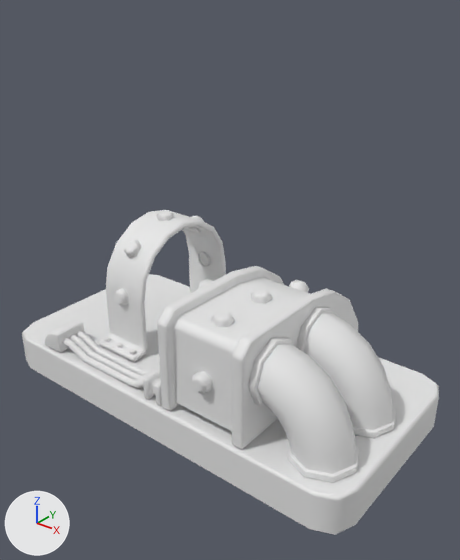
An edit to the OBJ model public/models/dynamo.obj, drawn before and after from the same camera.
Before and after are seen from a 50 mm lens placed at (1.24, -2.07, 1.22), pointed at (-0.42, 0.01, -0.06). Every picture has the same lights, and +X, +Y and +Z are marked at lower left. The picture after the commit comes second. Where no turn or scale is listed for an object, it has been applied to the vertices. Vertices at exactly the same position are counted once.
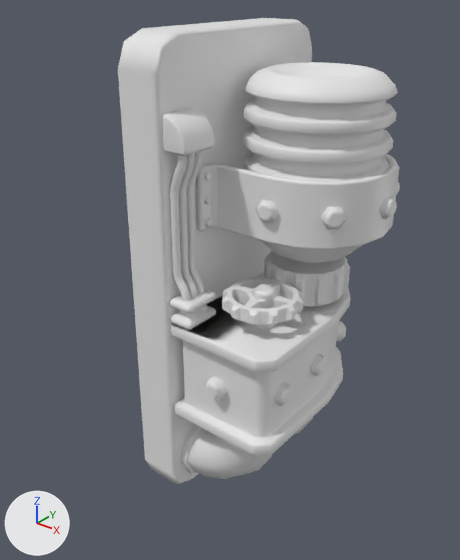
Boxes [x1, y1, x2, y2] around the edits, measured in the pictures (460 x 560 px; the box of a moved part takes in the faces that stretch with it):
'Cube.002', reshaped (32% narrower, 44% taller): before [22, 210, 439, 535]; after [118, 18, 400, 485]
part 1 of me_cube_002, moved or reshaped: before [22, 274, 439, 535]; after [118, 18, 312, 485]
part 2 of me_cube_002, moved or reshaped: before [45, 320, 85, 353]; after [162, 108, 215, 156]
part 3 of me_cube_002, moved or reshaped: before [248, 337, 360, 483]; after [181, 425, 273, 479]
part 4 of me_cube_002, moved or reshaped (mostly hidden afterwards): before [296, 307, 396, 438]; after [295, 417, 313, 434]
part 5 of me_cube_002, moved or reshaped: before [62, 337, 144, 388]; after [170, 155, 190, 301]
part 6 of me_cube_002, moved or reshaped: before [69, 334, 150, 380]; after [179, 153, 197, 297]
part 7 of me_cube_002, moved or reshaped: before [76, 331, 156, 376]; after [186, 151, 204, 294]
part 8 of me_cube_002, moved or reshaped (not visible afterwards): before [198, 279, 213, 289]
part 9 of me_cube_002, moved or reshaped (not visible before): after [251, 284, 278, 329]
part 10 of me_cube_002, moved or reshaped: before [115, 288, 128, 306]; after [256, 200, 279, 223]
part 11 of me_cube_002, moved or reshaped: before [124, 240, 142, 258]; after [321, 207, 347, 229]
part 12 of me_cube_002, moved or reshaped: before [250, 288, 272, 304]; after [379, 195, 397, 219]
part 13 of me_cube_002, moved or reshaped: before [189, 215, 204, 233]; after [396, 182, 400, 195]
part 14 of me_cube_002, moved or reshaped: before [192, 371, 212, 393]; after [274, 382, 292, 406]
part 15 of me_cube_002, moved or reshaped: before [156, 210, 175, 221]; after [310, 354, 327, 376]
part 16 of me_cube_002, moved or reshaped: before [289, 280, 309, 293]; after [336, 321, 346, 341]
part 17 of me_cube_002, deleted: before [99, 210, 226, 362]
part 18 of me_cube_002, built on: before [143, 266, 358, 449]; after [170, 62, 399, 455]

Edits to the bpy script that builds the scene:
```text
Change me_cube_002:
    remove me_cube_002.from_pydata(...)  # 1215 vertices, 1107 faces; spans x -1.5..0.5, y -0.5..0.5, z -0.7..0.14
    add me_cube_002.from_pydata(...)  # 2550 vertices, 2488 faces; spans x -0.54..0.31, y -0.5..0.51, z -0.96..1.04
    me_cube_002 part 1: the loose piece of 48 vertices spanning x -1.5..0.5, y -0.5..0.5, z -0.7..-0.5 is turned 90.2 degrees about the y axis through its middle, then moved by (0.06, 0.0, 0.64)
    me_cube_002 part 2: the loose piece of 34 vertices spanning x -1.24..-1.11, y -0.49..-0.32, z -0.5..-0.39 is turned 90.2 degrees about the y axis through its middle, then moved by (0.89, 0.01, 1.15)
    me_cube_002 part 3: the loose piece of 128 vertices spanning x 0.04..0.45, y -0.46..-0.16, z -0.5..-0.06 is turned 90.2 degrees about the y axis through its middle, then moved by (-0.36, 0.0, -0.43)
    me_cube_002 part 4: the loose piece of 128 vertices spanning x 0.04..0.45, y -0.13..0.16, z -0.5..-0.06 is turned 90.2 degrees about the y axis through its middle, then moved by (-0.36, 0.0, -0.43)
    me_cube_002 part 5: the loose piece of 48 vertices spanning x -1.12..-0.5, y -0.46..-0.42, z -0.51..-0.42 is turned 90.2 degrees about the y axis through its middle, then moved by (0.51, 0.0, 0.81)
    me_cube_002 part 6: the loose piece of 48 vertices spanning x -1.12..-0.5, y -0.42..-0.38, z -0.51..-0.42 is turned 90.2 degrees about the y axis through its middle, then moved by (0.51, 0.0, 0.81)
    me_cube_002 part 7: the loose piece of 48 vertices spanning x -1.12..-0.5, y -0.38..-0.34, z -0.51..-0.42 is turned 90.2 degrees about the y axis through its middle, then moved by (0.51, 0.0, 0.81)
    me_cube_002 part 8: the loose piece of 12 vertices spanning x -0.64..-0.38, y 0.03..0.13, z -0.25..-0.16 is turned 90.2 degrees about the y axis through its middle, then moved by (0.46, 0.0, 0.26)
    me_cube_002 part 9: the loose piece of 18 vertices spanning x -0.57..-0.38, y -0.3..-0.19, z -0.25..-0.16 is turned 90.2 degrees about the y axis through its middle, then moved by (0.43, 0.0, 0.22)
    me_cube_002 part 10: the loose piece of 18 vertices spanning x -0.93..-0.85, y -0.27..-0.19, z -0.26..-0.16 is turned 90.2 degrees about the y axis through its middle, then moved by (0.84, 0.01, 0.63)
    me_cube_002 part 11: the loose piece of 18 vertices spanning x -0.93..-0.85, y -0.19..-0.09, z -0.04..0.06 is turned 90.2 degrees about the y axis through its middle, then moved by (1.06, 0.01, 0.41)
    me_cube_002 part 12: the loose piece of 18 vertices spanning x -0.23..-0.15, y -0.11..-0.02, z -0.09..-0.02 is turned 90.2 degrees about the y axis through its middle, then moved by (0.46, 0.15, 0.47)
    me_cube_002 part 13: the loose piece of 18 vertices spanning x -0.93..-0.85, y 0.25..0.35, z -0.04..0.06 is turned 90.2 degrees about the y axis through its middle, then moved by (1.06, 0.01, 0.41)
    me_cube_002 part 14: the loose piece of 18 vertices spanning x -0.23..-0.15, y -0.5..-0.42, z -0.32..-0.23 is multiplied about its middle by the matrix ((-0.003, -1.0, 0.002), (-0.002, 0.002, 1.0), (-1.0, 0.003, -0.002)), then moved by (0.29, 0.14, 0.0)
    me_cube_002 part 15: the loose piece of 18 vertices spanning x -0.93..-0.85, y 0.03..0.13, z 0.07..0.14 is turned 90.2 degrees about the y axis through its middle, then moved by (0.99, -0.14, -0.39)
    me_cube_002 part 16: the loose piece of 18 vertices spanning x -0.23..-0.15, y 0.18..0.28, z -0.18..-0.08 is turned 90.2 degrees about the y axis through its middle, then moved by (0.21, 0.0, -0.15)
    me_cube_002 part 17: 7 loose pieces with 260 vertices, spanning x -1.02..-0.76, y -0.32..0.48, z -0.5..0.12, are deleted
    me_cube_002 part 18: 280 vertices removed from x -0.52..0.04, y -0.49..0.48, z -0.5..-0.01; 1875 vertices added at x -0.34..0.28, y -0.49..0.49, z -0.5..0.89
    other edits to the shape of me_cube_002 do not show in these pictures
```
